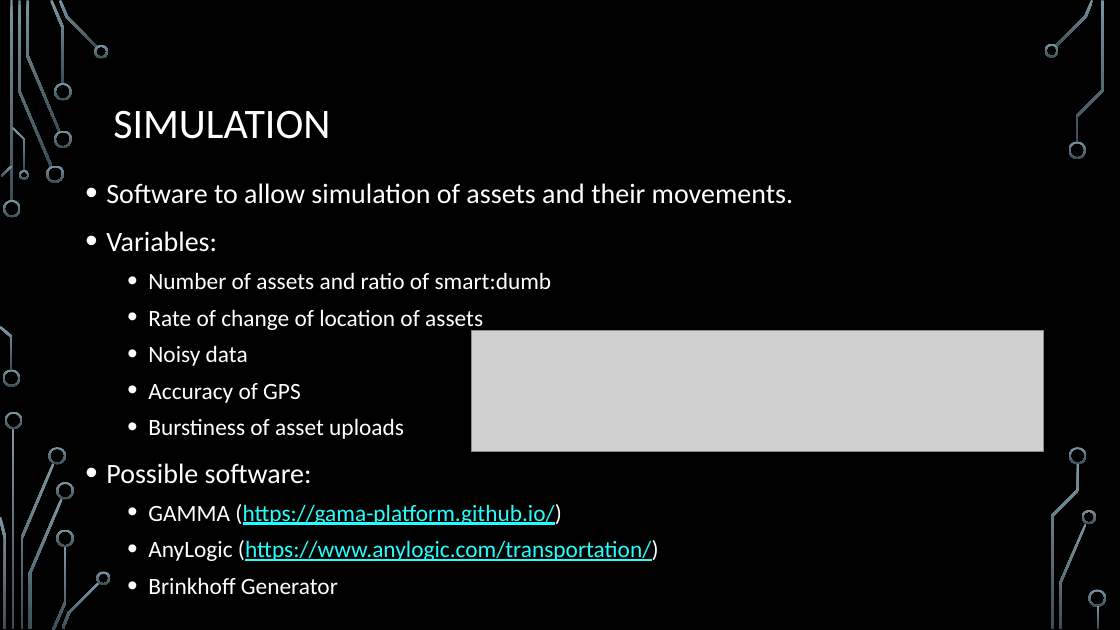
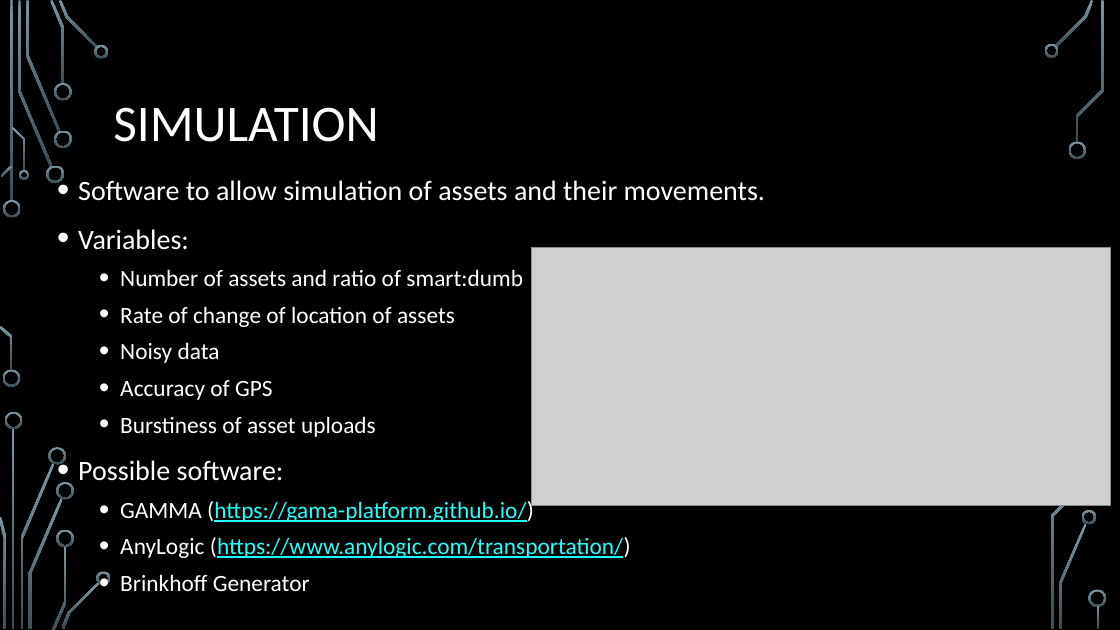
Before and after one commit to monkfungus/FYP, a slide deck: slide 10 of SamuelNixon_InterimPresentation.pptx (slide 9 before the commit). Drawn at 1120x630 pixels with LibreOffice and Linux fonts; fonts in the diff are those of the drawing; grey boxes stand for pictures; background and template pictures are left out. Boxes give left, top, right and bottom in pixels: in the first picture for what was removed or moved away, otherwise in the second. Text is boxed around its words. In the diff, an @@ line names an element or a change of style, - is before the commit and + after.

```diff
--- a/SamuelNixon_InterimPresentation.pptx
+++ b/SamuelNixon_InterimPresentation.pptx
@@ title "SIMULATION" at (113,107,379,142): size 36 to 44 pt @@
@@ text "Software to allow simulation of ...": place and size @@
-text "Software to allow simulation of ..." at (106,183,793,594)
+text "Software to allow simulation of ..." at (78,180,765,591)
@@ picture added at (532,248,1111,506) @@
@@ picture removed at (471,330,1044,451) @@
@@ freeform shape removed at (1070,447,1087,465) @@
```
Also in this commit, not shown: 9 other slides changed, 2 slides added.
